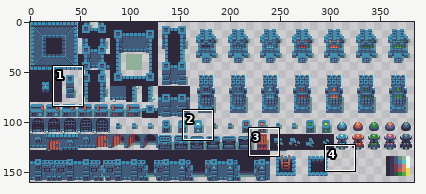
Edited in one commit: sprite sheet (Assets/Tiles_Map/dungeon_sheet.png). The picture above shows the old version from afar; the outline marks the close-up.
Close-up. The starting point:
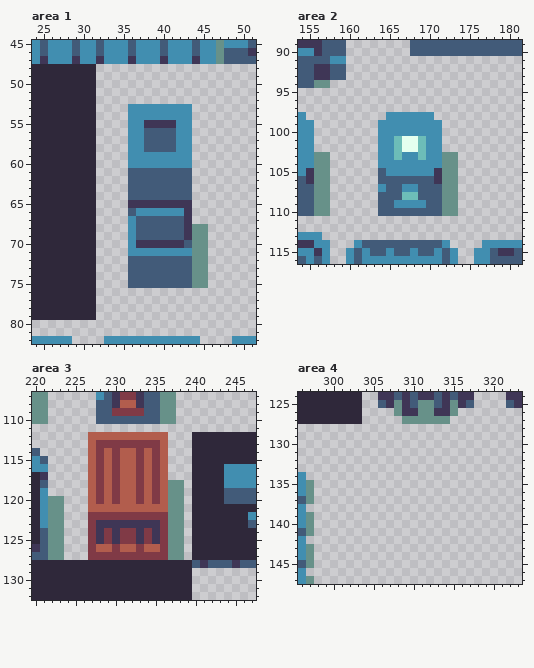
The file is 384x160 pixels. Shown: area 1: x 24..51, y 45..82; area 2: x 154..181, y 89..116; area 3: x 220..247, y 107..132; area 4: x 296..323, y 124..147.
Now the later version:
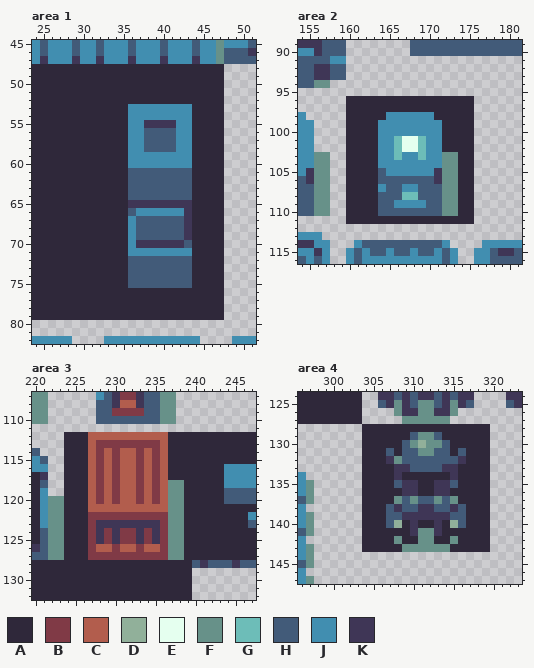
Palette (. is transparent): A #2f283a  B #803a46  C #b25d4d  D #91b09a  E #e5ffef  F #679189  G #6dbdb8  H #425b79  J #418eb0  K #3f3656
The edit:
Changed rows in their new state; - is an unchanged pixel.
Area 1:
first column x 32:
48 AAAAAAAAAAAAAAAA
49 AAAAAAAAAAAAAAAA
50 AAAAAAAAAAAAAAAA
51 AAAAAAAAAAAAAAAA
52 AAAAAAAAAAAAAAAA
53 AAAA--------AAAA
54 AAAA--------AAAA
55 AAAA--------AAAA
56 AAAA--------AAAA
57 AAAA--------AAAA
58 AAAA--------AAAA
59 AAAA--------AAAA
60 AAAA--------AAAA
61 AAAA--------AAAA
62 AAAA--------AAAA
63 AAAA--------AAAA
64 AAAA--------AAAA
65 AAAA--------AAAA
66 AAAA--------AAAA
67 AAAA--------AAAA
68 AAAA--------AAAA
69 AAAA--------AAAA
70 AAAA--------AAAA
71 AAAA--------AAAA
72 AAAA--------AAAA
73 AAAA--------AAAA
74 AAAA--------AAAA
75 AAAA--------AAAA
76 AAAAAAAAAAAAAAAA
77 AAAAAAAAAAAAAAAA
78 AAAAAAAAAAAAAAAA
79 AAAAAAAAAAAAAAAA
Area 2:
first column x 160:
 96 AAAAAAAAAAAAAAAA
 97 AAAAAAAAAAAAAAAA
 98 AAAAA------AAAAA
 99 AAAA--------AAAA
100 AAAA--------AAAA
101 AAAA--------AAAA
102 AAAA--------AAAA
103 AAAA----------AA
104 AAAA----------AA
105 AAAA----------AA
106 AAAA----------AA
107 AAAA----------AA
108 AAAA----------AA
109 AAAA----------AA
110 AAAA----------AA
111 AAAAAAAAAAAAAAAA
Area 3:
first column x 224:
112 AAA----------AAA
113 AAA----------AAA
114 AAA----------AAA
115 AAA----------AAA
116 AAA----------AAA
117 AAA----------AAA
118 AAA------------A
119 AAA------------A
120 AAA------------A
121 AAA------------A
122 AAA------------A
123 AAA------------A
124 AAA------------A
125 AAA------------A
126 AAA------------A
127 AAA------------A
Area 4:
first column x 304:
128 AAAAAAAAAAAAAAAA
129 AAAAAAHFFHAAAAAA
130 AAAAAHFDFFHAAAAA
131 AAAHAHHFFHHAHAAA
132 AAAKFHHHHHHHKAAA
133 AAAAKKHHHHKKAAAA
134 AAAAKAAAAAAKAAAA
135 AAAAHKKAAKKHAAAA
136 AAAAAKKAAKKAAAAA
137 AAAAFHFHHFHFAAAA
138 AAAHKHHKKHHKHAAA
139 AAAHHKKKKKKHHAAA
140 AAAHDAKAAKADHAAA
141 AAAAAAKFFKAAAAAA
142 AAAAFAAFFAAFAAAA
143 AAAAAFFFFFFAAAAA
Changed places in both close-ups, as pixel boxes (x1, y1, x2, y2):
changed: (96, 64, 224, 320)
added: (346, 96, 474, 224)
added: (64, 432, 88, 560)
added: (168, 432, 192, 560)
added: (362, 424, 490, 552)
